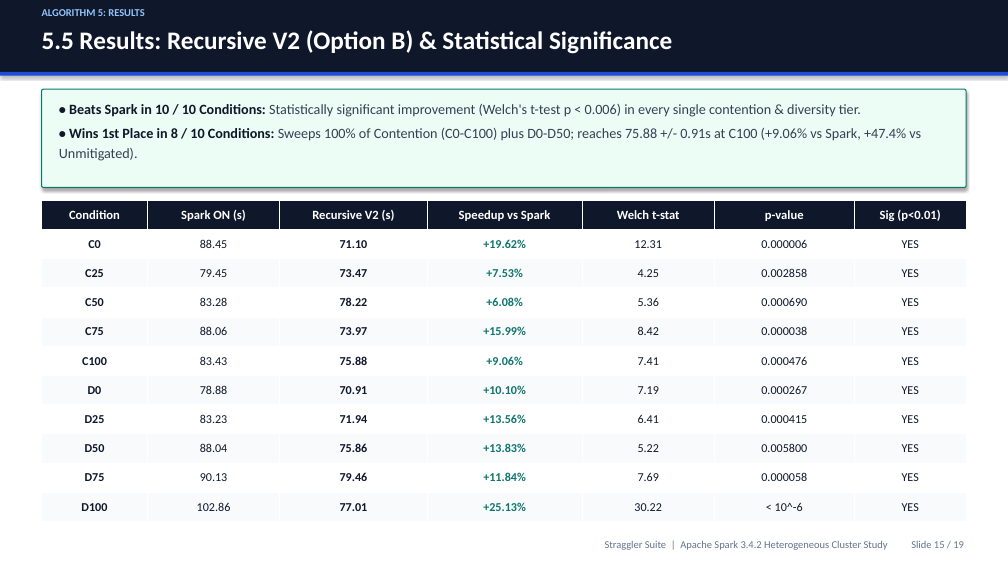
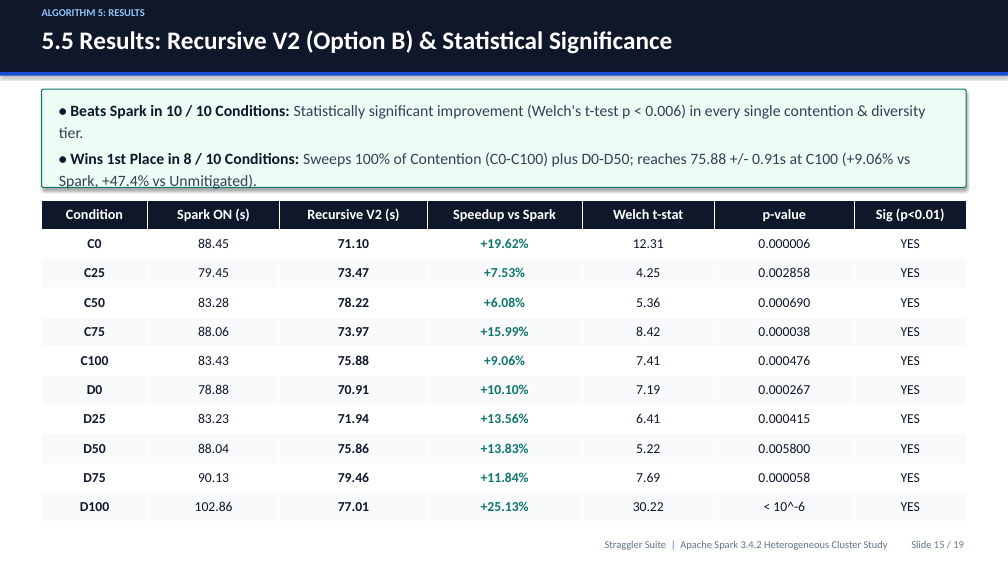
Before and after one commit to Gokulchinna/straggler-suite, a slide deck: slide 15 of Straggler_Suite_Presentation.pptx. Drawn at 1008x567 pixels with LibreOffice and Linux fonts; fonts in the diff are those of the drawing. Boxes give left, top, right and bottom in pixels: in the first picture for what was removed or moved away, otherwise in the second. Text is boxed around its words. In the diff, an @@ line names an element or a change of style, - is before the commit and + after.

Commit message:
ppt updated

```diff
--- a/Straggler_Suite_Presentation.pptx
+++ b/Straggler_Suite_Presentation.pptx
@@ text "• Beats Spark in 10 ..." at box(59, 104, 925, 190): size 13.5 to 15 pt @@
@@ table at box(42, 200, 966, 522) @@
@@ size 12 to 13.5 pt in "Condition", "Spark ON (s)", "Recursive V2 (s)", "Speedup vs Spark" and 3 more places @@
@@ size 11.5 to 13 pt in "C0", "88.45", "71.10", "+19.62%" and 66 more places @@
```
Also in this commit, not shown: 17 other slides changed.
